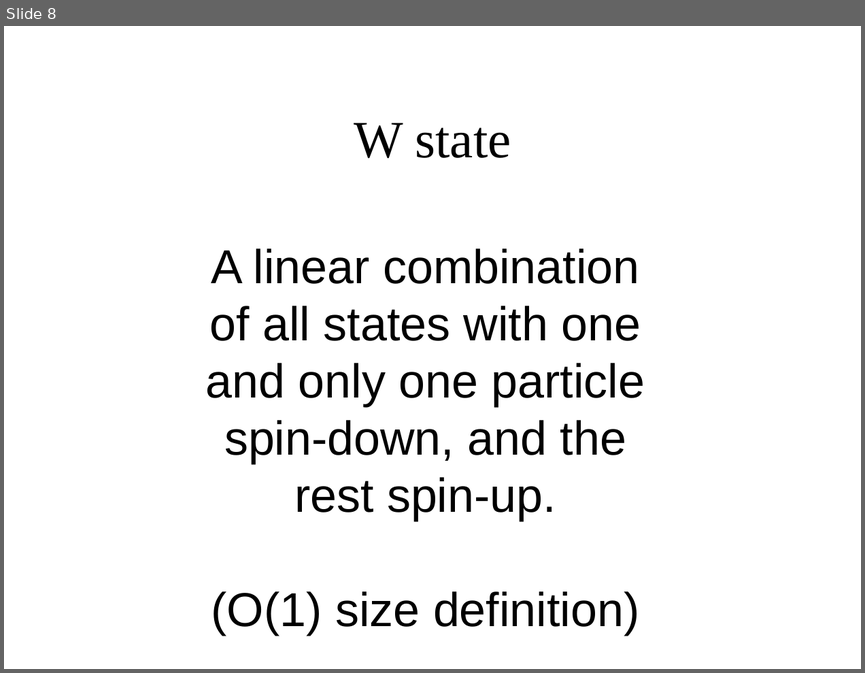
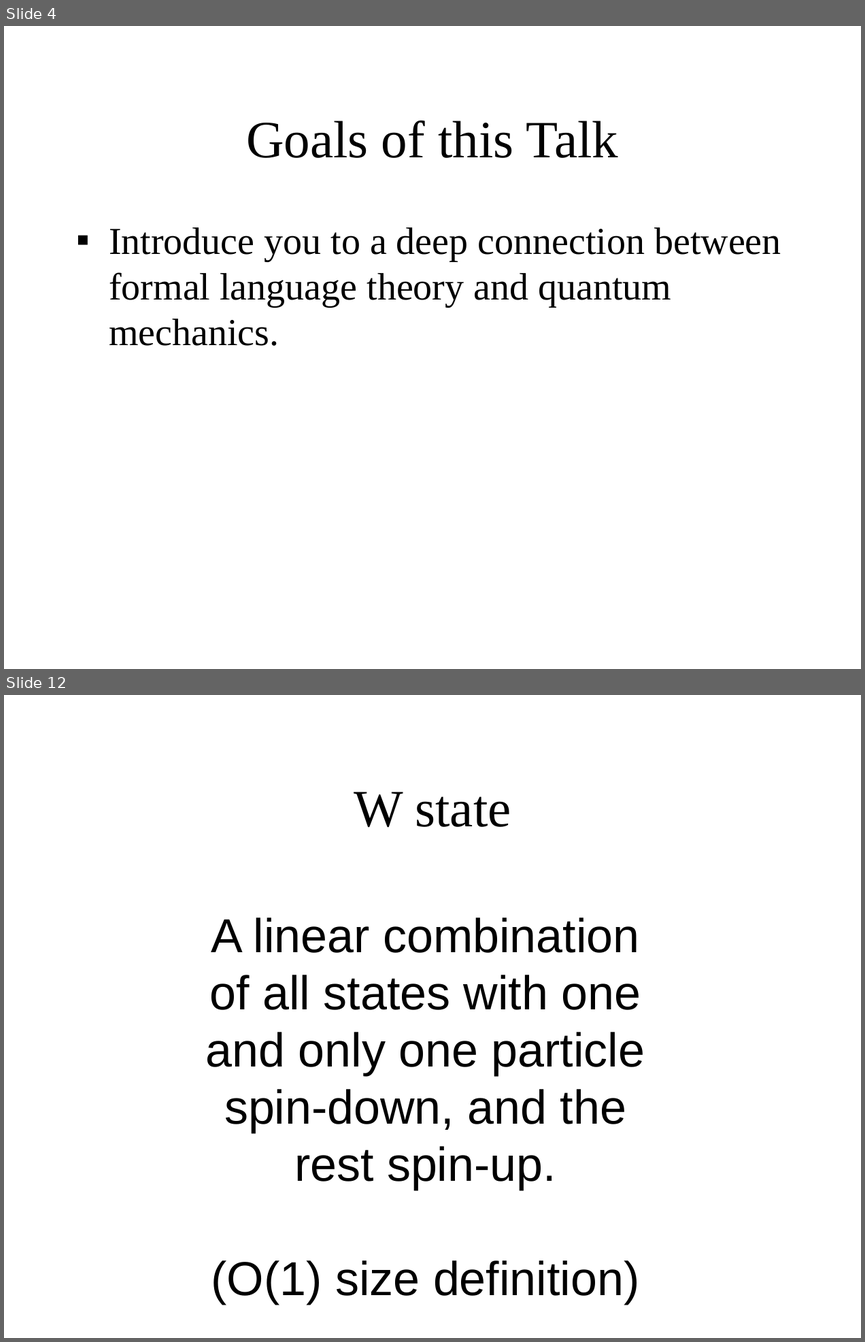
Before and after one commit to gcross/QC-Talks, a slide deck: GeneralExam/WeaponsOfMassSimulation.odp. Shown one above the other, each under a label of ours: slide 8 before the commit, slides 4 and 12 after it; the slides between them are not shown. The pictures are 865x673 and 865x1342 pixels, drawn with LibreOffice and Linux fonts; fonts in the diff are those of the drawing; background and template pictures are left out. Boxes give left, top, right and bottom in pixels: in the first picture for what was removed or moved away, otherwise in the second. Text is boxed around its words. In the diff, an @@ line names an element or a change of style, - is before the commit and + after.

```diff
--- a/GeneralExam/WeaponsOfMassSimulation.odp
+++ b/GeneralExam/WeaponsOfMassSimulation.odp
@@ slide 4 added at (4, 26, 861, 669), background picture (left out) @@
@@ title added at (246, 120, 618, 158), 44 pt, text #000000 @@
+Goals of this Talk
@@ text added at (109, 227, 781, 346), 32 pt, text #000000 @@
+▪ Introduce you to a deep connection between formal language theory and quantum mechanics.
@@ what was slide 8 is now slide 12 @@
```
Also in this commit, not shown: 6 slides changed, 5 other slides added, 2 slides removed.
